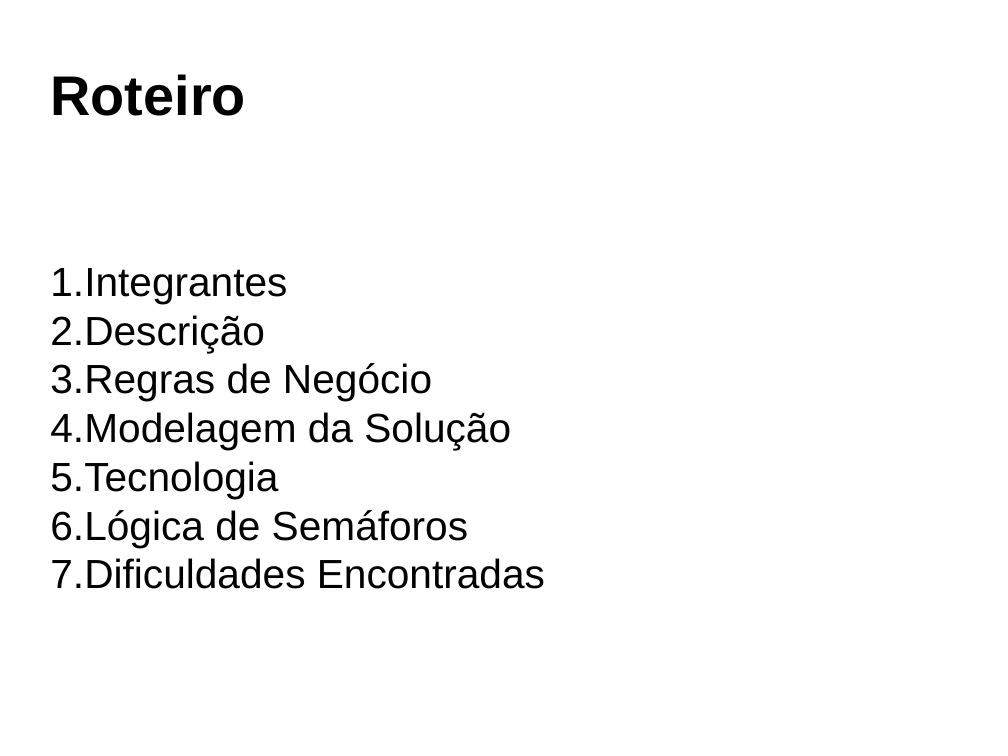
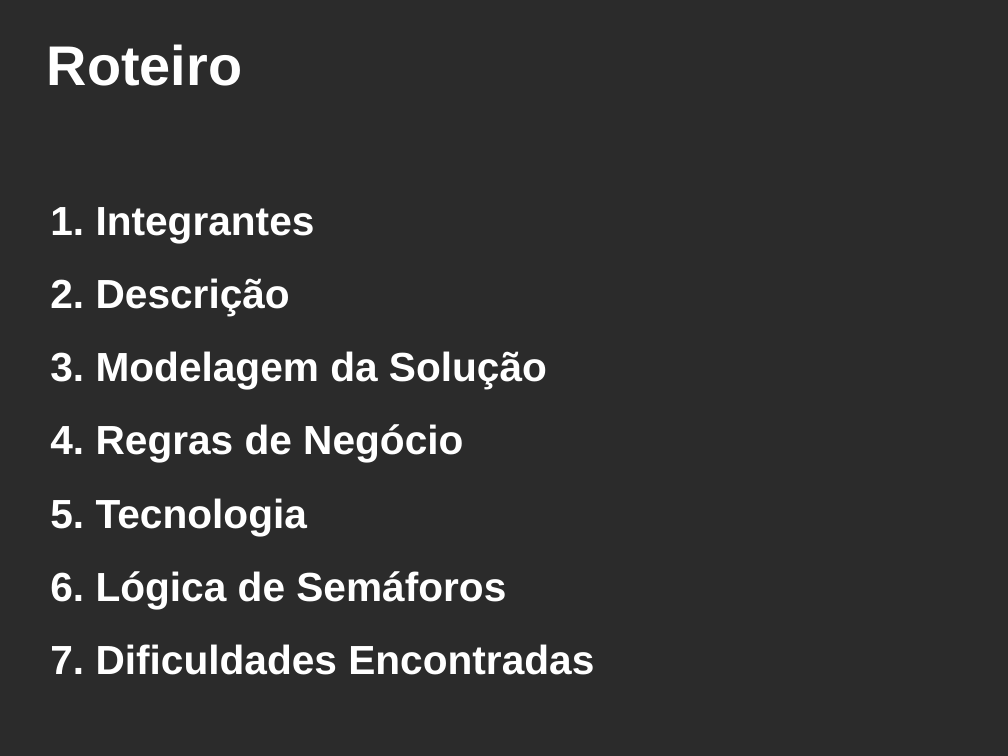
Before and after one commit to brunobuss/lojasim, a slide deck: slide 2 of docs/Apresentação_SO.odp. Drawn at 1008x756 pixels with LibreOffice and Linux fonts; fonts in the diff are those of the drawing; background and template pictures are left out; a plain dark background stands for a picture behind light text. Boxes give left, top, right and bottom in pixels: in the first picture for what was removed or moved away, otherwise in the second. Text is boxed around its words. In the diff, an @@ line names an element or a change of style, - is before the commit and + after.

```diff
--- a/docs/Apresentação_SO.odp
+++ b/docs/Apresentação_SO.odp
@@ background #FFFFFF to picture (left out) @@
@@ title "Roteiro": place and size @@
-title "Roteiro" at <box>50,74,245,116</box>
+title "Roteiro" at <box>47,44,242,86</box>
@@ title "Roteiro" at <box>47,44,242,86</box>: text colour #000000 to #FFFFFF @@
@@ subtitle at <box>96,207,594,675</box>: text colour #000000 to #FFFFFF, bold on in "Integrantes", "Descrição", "Regras de Negócio", "Tecnologia" and 2 more places; line spacing 1 to 1.5; bullet colour #000000 to #FFFFFF @@
@@ subtitle at <box>96,351,547,389</box>: paragraph added @@
+3. Modelagem da Solução
@@ subtitle at <box>50,412,511,450</box>: paragraph removed @@
-4. Modelagem da Solução
```
Also in this commit, not shown: 13 other slides changed, 1 other file.
